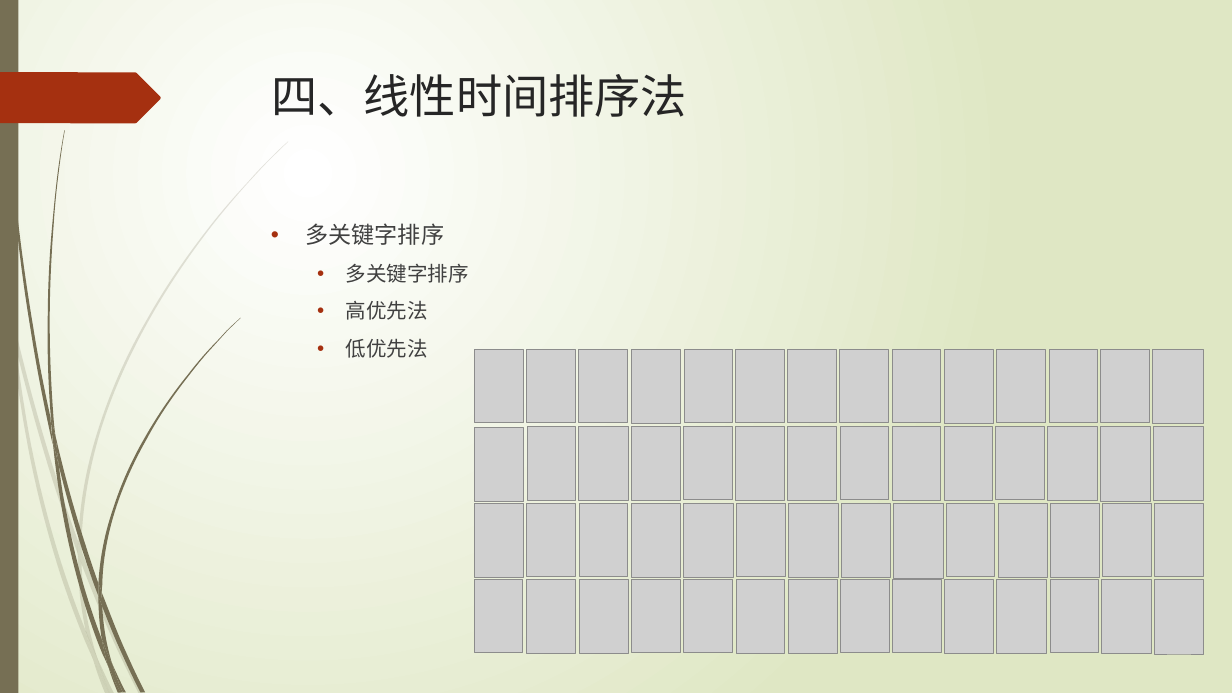
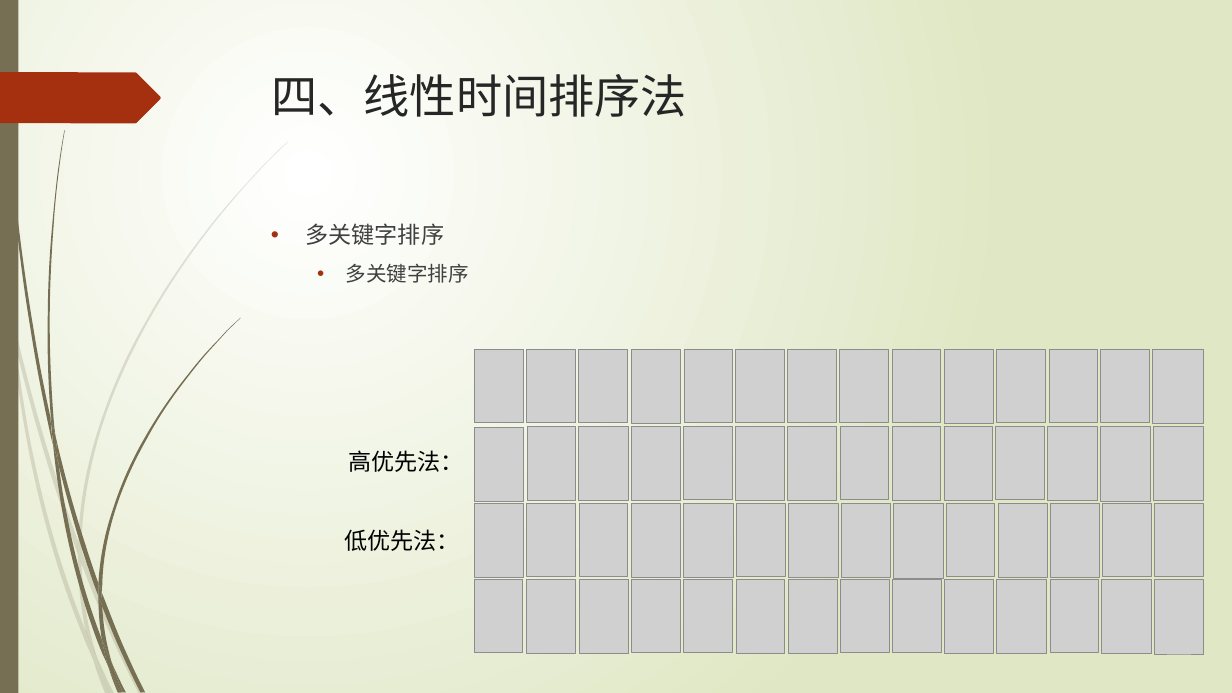
Before and after one commit to TeacherPeng/Datastruct, a slide deck: slide 36 of 教案/第09章 内排序.pptx (slide 34 before the commit). Drawn at 1232x693 pixels with LibreOffice and Linux fonts; fonts in the diff are those of the drawing; grey boxes stand for pictures. Boxes give left, top, right and bottom in pixels: in the first picture for what was removed or moved away, otherwise in the second. Text is boxed around its words. In the diff, an @@ line names an element or a change of style, - is before the commit and + after.

```diff
--- a/教案/第09章 内排序.pptx
+++ b/教案/第09章 内排序.pptx
@@ text at [346, 300, 428, 358]: paragraphs removed @@
-  • 高优先法
-  • 低优先法
@@ text added at [348, 450, 463, 472], 18 pt, text #000000 @@
+高优先法：
@@ text added at [344, 529, 459, 551], 18 pt, text #000000 @@
+低优先法：
```
Also in this commit, not shown: 4 other slides changed, 2 slides added.
